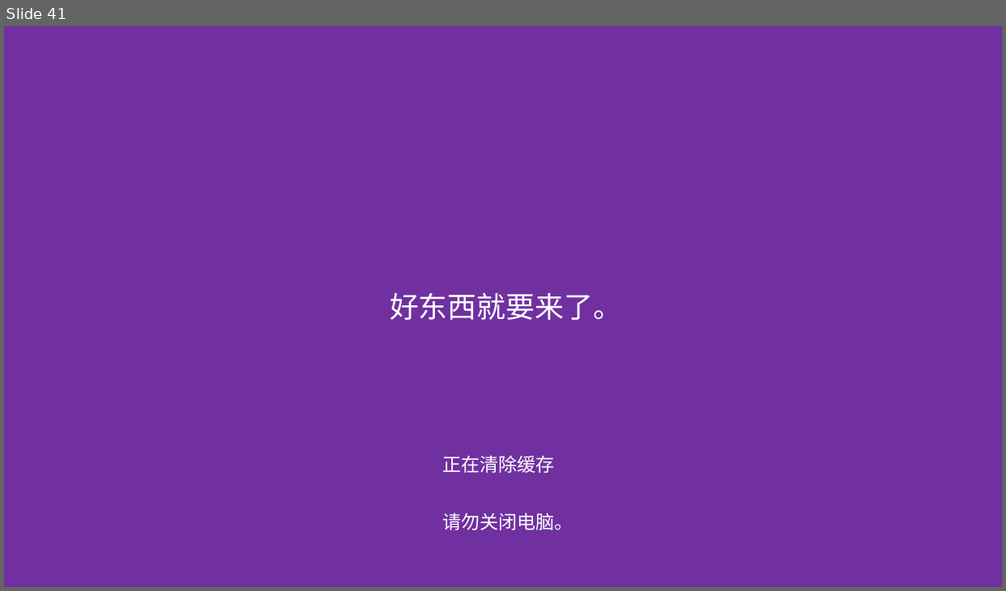
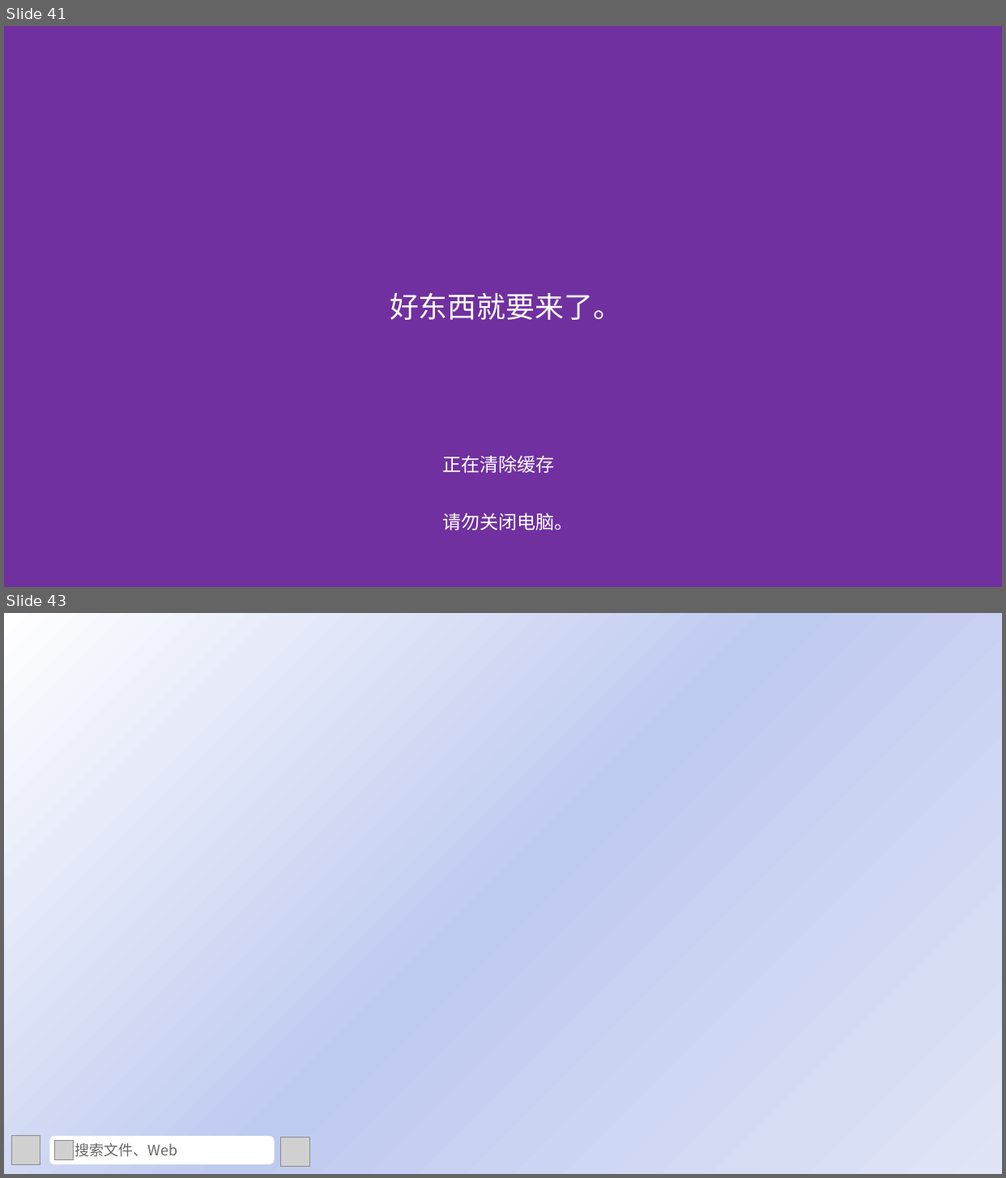
Before and after one commit to Ad-closeNN/Windows12-ppt, a slide deck: Win12 New.pptx. Shown one above the other, each under a label of ours: slide 41 before the commit, slides 41 and 43 after it; the slides between them are not shown. The pictures are 1006x591 and 1006x1178 pixels, drawn with LibreOffice and Linux fonts; fonts in the diff are those of the drawing; grey boxes stand for pictures. Boxes give left, top, right and bottom in pixels: in the first picture for what was removed or moved away, otherwise in the second. Text is boxed around its words. In the diff, an @@ line names an element or a change of style, - is before the commit and + after.

```diff
--- a/Win12 New.pptx
+++ b/Win12 New.pptx
@@ slide 43 added at box(4, 613, 1002, 1174), background gradient #FFFFFF to #C0CBF0 to #E0E5F7 @@
@@ picture added at box(11, 1136, 40, 1165) @@
@@ rounded rectangle added at box(49, 1136, 275, 1165), fill #FFFFFF @@
@@ picture added at box(55, 1141, 74, 1160) @@
@@ text added at box(75, 1144, 178, 1157), 14 pt, text #666666 @@
+搜索文件、Web
@@ picture added at box(281, 1138, 309, 1166) @@
```
Also in this commit, not shown: 5 other slides added.
